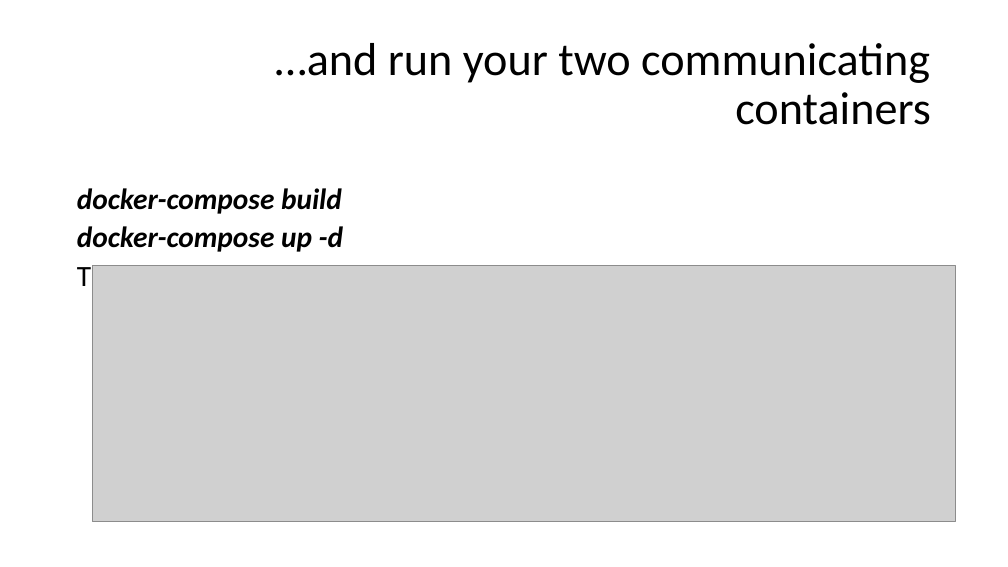
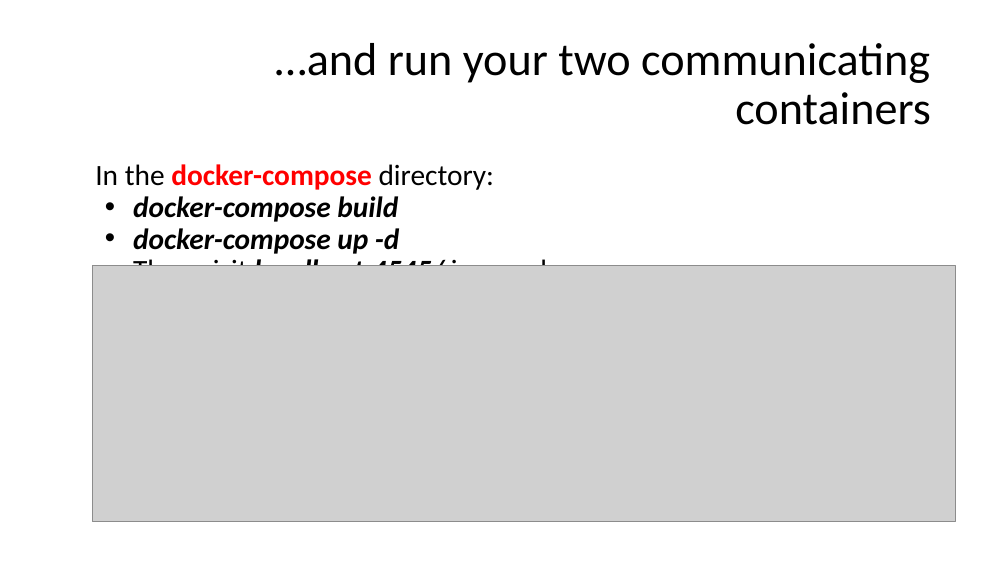
Before and after one commit to pavlosmcg/docker101, a slide deck: slide 19 of Docker 101.pptx. Drawn at 1008x567 pixels with LibreOffice and Linux fonts; fonts in the diff are those of the drawing; grey boxes stand for pictures. Boxes give left, top, right and bottom in pixels: in the first picture for what was removed or moved away, otherwise in the second. Text is boxed around its words. In the diff, an @@ line names an element or a change of style, - is before the commit and + after.

```diff
--- a/Docker 101.pptx
+++ b/Docker 101.pptx
@@ text "In the docker-compose directory:": place and size @@
-text "In the docker-compose directory:" at [77,188,582,294]
+text "In the docker-compose directory:" at [95,164,638,266]
@@ text at [95,164,495,190]: paragraph added @@
+In the docker-compose directory:
@@ text at [133,196,638,266]: bullet none to •; line spacing 0.8 to 0.9; less space between paragraphs @@
```
Also in this commit, not shown: 2 other slides changed, 1 slide removed.
